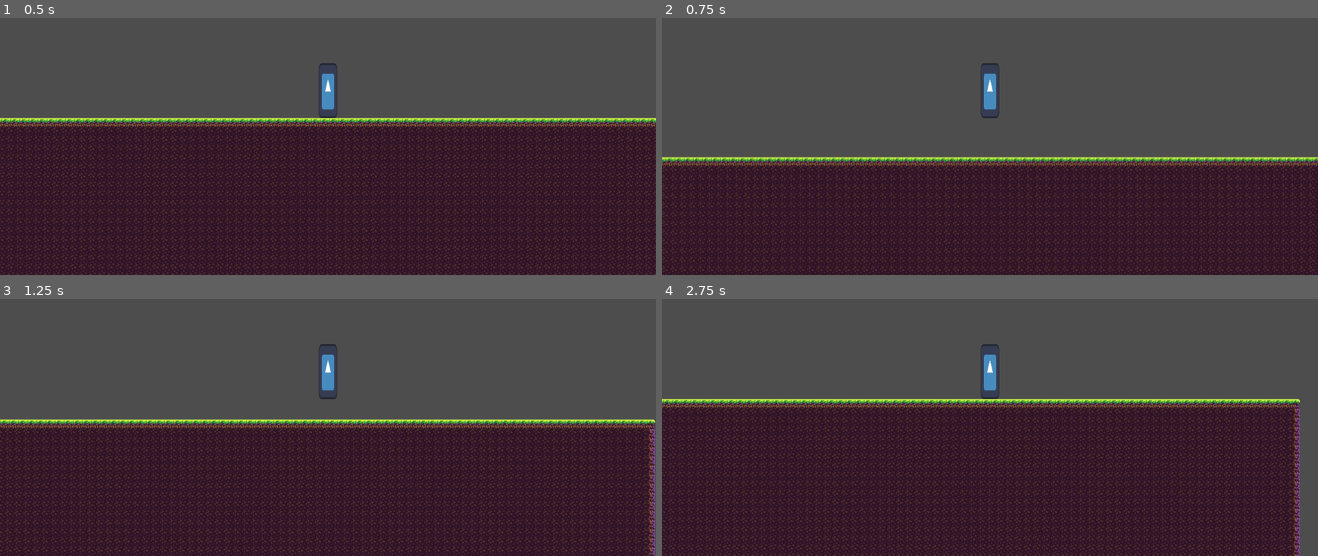
Above: before the commit, frames 1-4 (two rows, left to right).
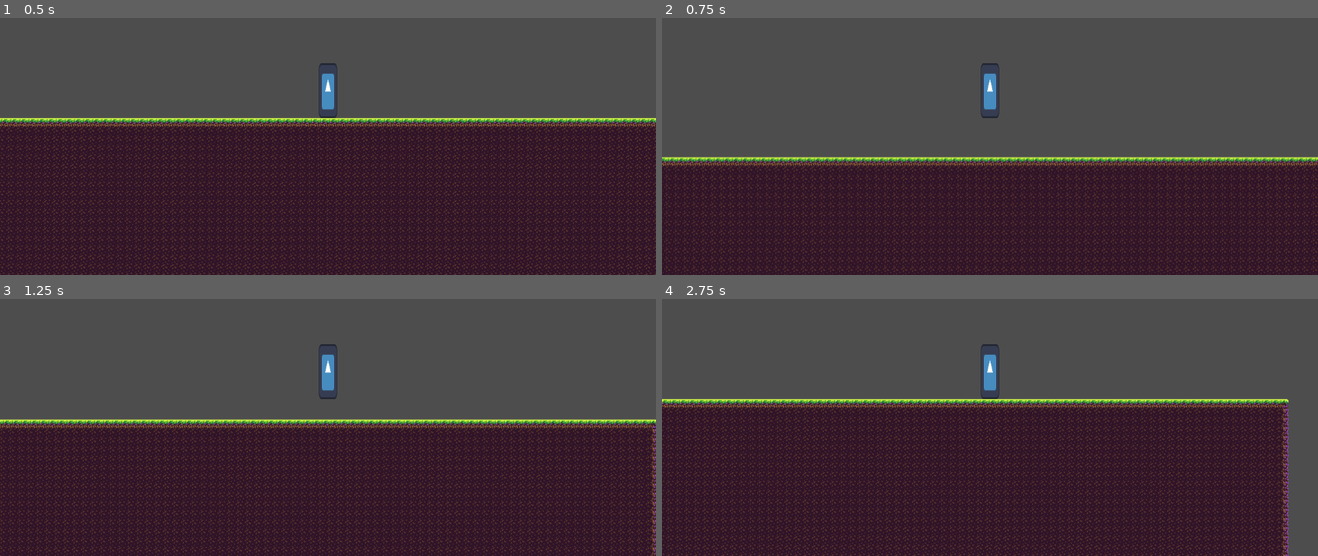
Above: after the commit, the same moments.

Repository: EamonnER/TerraWorlds
Game: Godot game, scene res://game.tscn
Two runs of this game, one before a commit and one after it. Both use one fixed random seed, a clock stepped at 60 frames per second and the inputs below. The engine's default icon, where the game draws it, is replaced by a stand-in: a white triangle on a blue panel in a dark square.
Inputs:
- Up to frame 1 (0.5 s): no input
- Up to frame 2 (0.75 s): tap Enter (ui_accept) at 0.5, 0.6 s; hold Right (ui_right) from 0.53 s (still down)
- Up to frame 3 (1.25 s): keep holding Right (ui_right); tap Enter (ui_accept) at 0.77, 1.07 s
- Up to frame 4 (2.75 s): tap Enter (ui_accept) at 1.35, 1.52, 1.82, 2.1 s; release Right (ui_right) at 2.03 s; hold Left (ui_left) from 2.03 s (still down)

Frame 1 is identical in both runs. In frame 2, 10% of the frame differs, in the area x 0-100%, y 54-100%; in frame 3, 13%; in frame 4, 16%, in the area x 0-98%, y 38-100%.

Commit message:
Added gravity switching mechanic

Diff:
--- a/scripts/Player.gd
+++ b/scripts/Player.gd
@@ -2,6 +2,8 @@
 
 
 const SPEED = 300.0
+const ACCELERATION = 100
+const DECELERATION = 20
 const JUMP_VELOCITY = -400.0
 
 var world: Node2D
@@ -9,26 +11,85 @@
 # Get the gravity from the project settings to be synced with RigidBody nodes.
 var gravity = ProjectSettings.get_setting("physics/2d/default_gravity")
 
+func update_up_direction():
+	var coords: Vector2 = self.global_position
+	# If in right side of map
+	if coords.x > 0:
+		# If top right
+		if coords.y < 0:
+			# If in right segment of map
+			if coords.x > abs(coords.y):
+				up_direction = Vector2.RIGHT
+				return
+			# Else, in top segment
+			up_direction = Vector2.UP
+			return
+		# If in bottom right
+		# If in right segment of map
+		elif coords.x > coords.y:
+			up_direction = Vector2.RIGHT
+			return
+		# Else, in bottom segment
+		up_direction = Vector2.DOWN
+		return
+	# If in left side of map
+	# If in top left
+	elif coords.y < 0:
+		# If in left segment
+		if coords.x < coords.y:
+			up_direction = Vector2.LEFT
+			return
+		# Else, in top segment
+		up_direction = Vector2.UP
+		return
+	# If in bottom left
+	# If in left segment
+	if abs(coords.x) > coords.y:
+		up_direction = Vector2.LEFT
+		return
+	# Else, in bottom segment
+	up_direction = Vector2.DOWN
+	return
+
 func send_to_spawn():
 	if is_instance_valid(world):  # Null check
-		var spawn_point = world.get_spawn_position() * GlobalVariables.TILE_SIZE
+		var spawn_point = world.get_spawn_position()
 		self.global_position = spawn_point
 
+func jump():
+	velocity -= up_direction * JUMP_VELOCITY
+
+func move(direction: float):
+	# Compute the right direction (perpendicular to up_direction)
+	var right = up_direction.orthogonal()
+
+	# Project the velocity onto the right direction to get the left-right component
+	var right_velocity = velocity.project(right)
+
+	if direction == 0:
+		# Transition sideways velocity towards 0
+		right_velocity = right_velocity.move_toward(Vector2.ZERO, DECELERATION)
+	else:
+		# Transition sideways velocity towards max speed
+		right_velocity = right_velocity.move_toward(right * SPEED * direction * -1, ACCELERATION)
+
+	# Update velocity & keep verticle velocity
+	velocity = velocity.project(up_direction) + right_velocity
+
 func _physics_process(delta):
+	update_up_direction()
+
 	# Add the gravity.
 	if not is_on_floor():
-		velocity.y += gravity * delta
+		velocity -= up_direction * gravity * delta
 
 	# Handle jump.
 	if Input.is_action_just_pressed("ui_accept") and is_on_floor():
-		velocity.y = JUMP_VELOCITY
+		jump()
 
 	# Get the input direction and handle the movement/deceleration.
 	# As good practice, you should replace UI actions with custom gameplay actions.
 	var direction = Input.get_axis("ui_left", "ui_right")
-	if direction:
-		velocity.x = direction * SPEED
-	else:
-		velocity.x = move_toward(velocity.x, 0, SPEED)
+	move(direction)
 
 	move_and_slide()
--- /dev/null
+++ b/scripts/enums/gravity_state_enum.gd
@@ -0,0 +1,8 @@
+extends Node
+
+enum {
+	TOP,
+	BOTTOM,
+	LEFT,
+	RIGHT
+}
--- a/scripts/world.gd
+++ b/scripts/world.gd
@@ -25,8 +25,8 @@
 
 	for y in range(-TOP_OF_MAP, TOP_OF_MAP):
 		if get_tile_at_position(Vector2i(x, y)):
-			return Vector2i(x, y-1)
-	return Vector2i(x, TOP_OF_MAP)
+			return Vector2i(x, y-1) * GlobalVariables.TILE_SIZE
+	return Vector2i(x, TOP_OF_MAP) * GlobalVariables.TILE_SIZE
 
 func get_tile_at_position(vector: Vector2i) -> TileData:
 	return foreground.get_cell_tile_data(vector)
